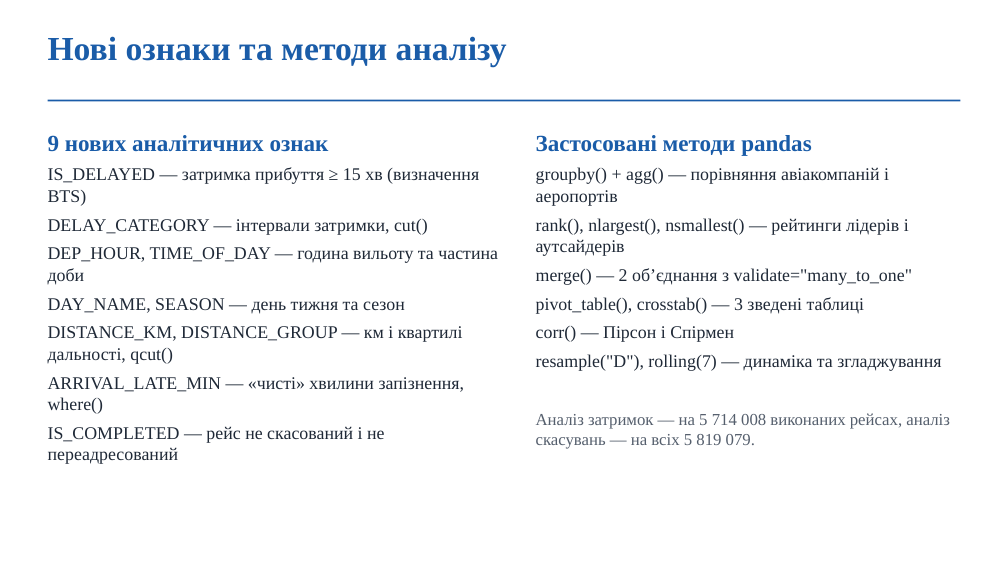
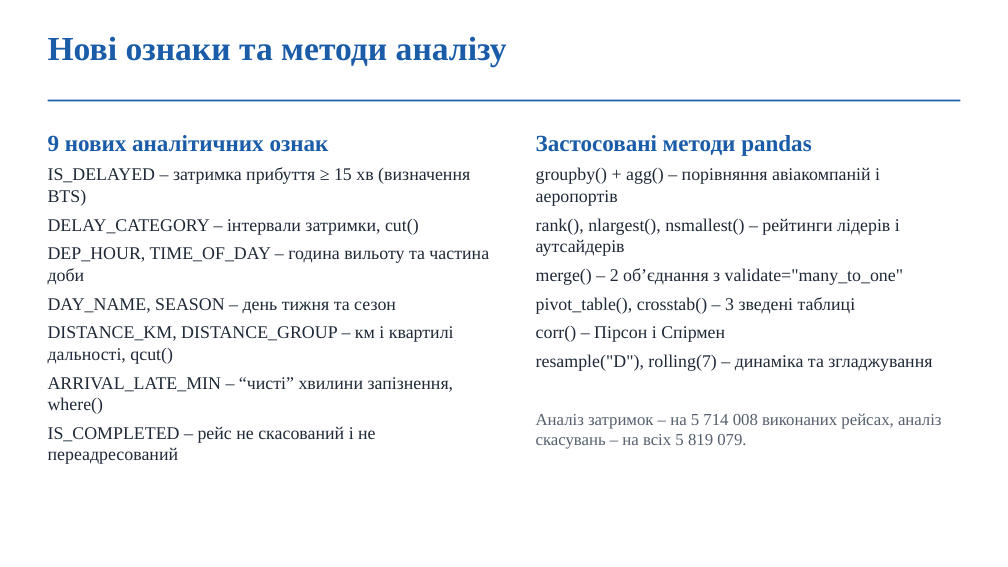
Before and after one commit to Peter-nik-bar/flight-delays-2015-analysis, a slide deck: slide 5 of docs/Презентація.pptx. Drawn at 1008x567 pixels with LibreOffice and Linux fonts; fonts in the diff are those of the drawing. Boxes give left, top, right and bottom in pixels: in the first picture for what was removed or moved away, otherwise in the second. Text is boxed around its words. In the diff, an @@ line names an element or a change of style, - is before the commit and + after.

```diff
--- a/docs/Презентація.pptx
+++ b/docs/Презентація.pptx
@@ text at (48,167,489,464): text changed @@
-IS_DELAYED — затримка прибуття ≥ 15 хв (визначення BTS)
-DELAY_CATEGORY — інтервали затримки, cut()
-DEP_HOUR, TIME_OF_DAY — година вильоту та частина доби
-DAY_NAME, SEASON — день тижня та сезон
-DISTANCE_KM, DISTANCE_GROUP — км і квартилі дальності, qcut()
-ARRIVAL_LATE_MIN — «чисті» хвилини запізнення, where()
-IS_COMPLETED — рейс не скасований і не переадресований
+IS_DELAYED – затримка прибуття ≥ 15 хв (визначення BTS)
+DELAY_CATEGORY – інтервали затримки, cut()
+DEP_HOUR, TIME_OF_DAY – година вильоту та частина доби
+DAY_NAME, SEASON – день тижня та сезон
+DISTANCE_KM, DISTANCE_GROUP – км і квартилі дальності, qcut()
+ARRIVAL_LATE_MIN – “чисті” хвилини запізнення, where()
+IS_COMPLETED – рейс не скасований і не переадресований
@@ text at (536,167,942,449): text changed @@
-groupby() + agg() — порівняння авіакомпаній і аеропортів
-rank(), nlargest(), nsmallest() — рейтинги лідерів і аутсайдерів
-merge() — 2 об’єднання з validate="many_to_one"
-pivot_table(), crosstab() — 3 зведені таблиці
-corr() — Пірсон і Спірмен
-resample("D"), rolling(7) — динаміка та згладжування
-Аналіз затримок — на 5 714 008 виконаних рейсах, аналіз скасувань — на всіх 5 819 079.
+groupby() + agg() – порівняння авіакомпаній і аеропортів
+rank(), nlargest(), nsmallest() – рейтинги лідерів і аутсайдерів
+merge() – 2 об’єднання з validate="many_to_one"
+pivot_table(), crosstab() – 3 зведені таблиці
+corr() – Пірсон і Спірмен
+resample("D"), rolling(7) – динаміка та згладжування
+Аналіз затримок – на 5 714 008 виконаних рейсах, аналіз скасувань – на всіх 5 819 079.
```
Also in this commit, not shown: 6 other slides changed, 6 other files.
